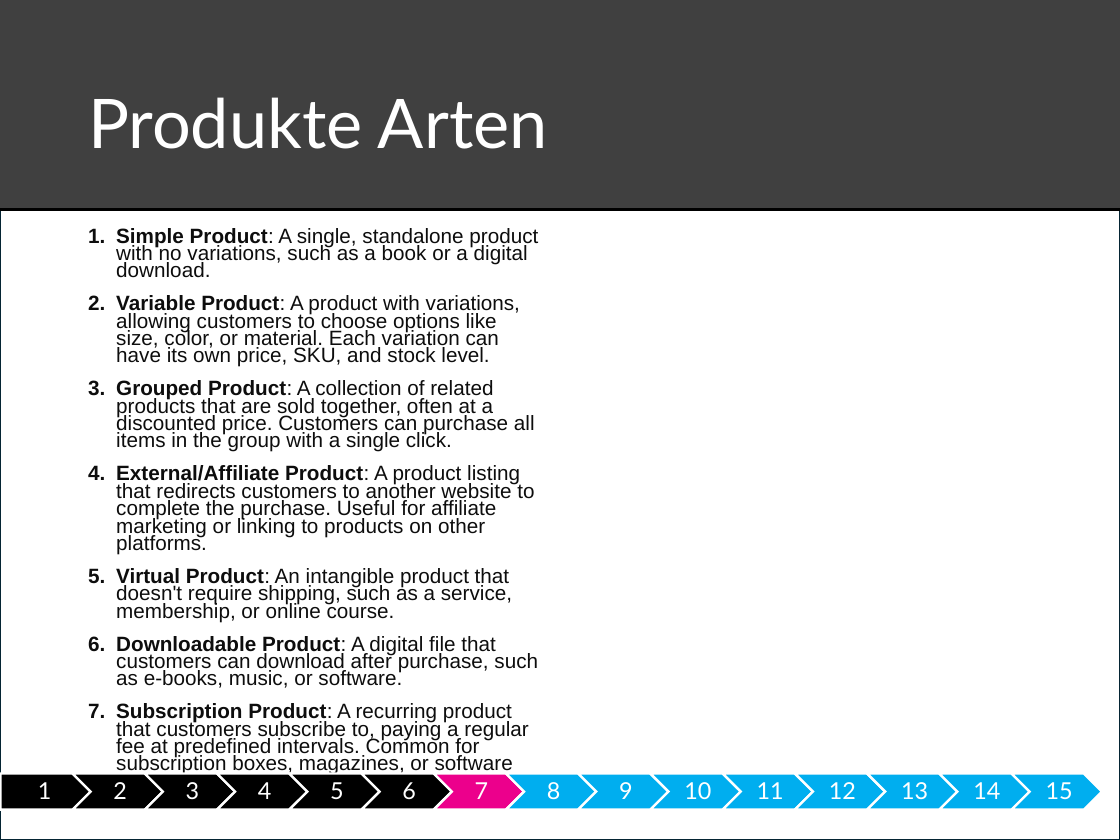
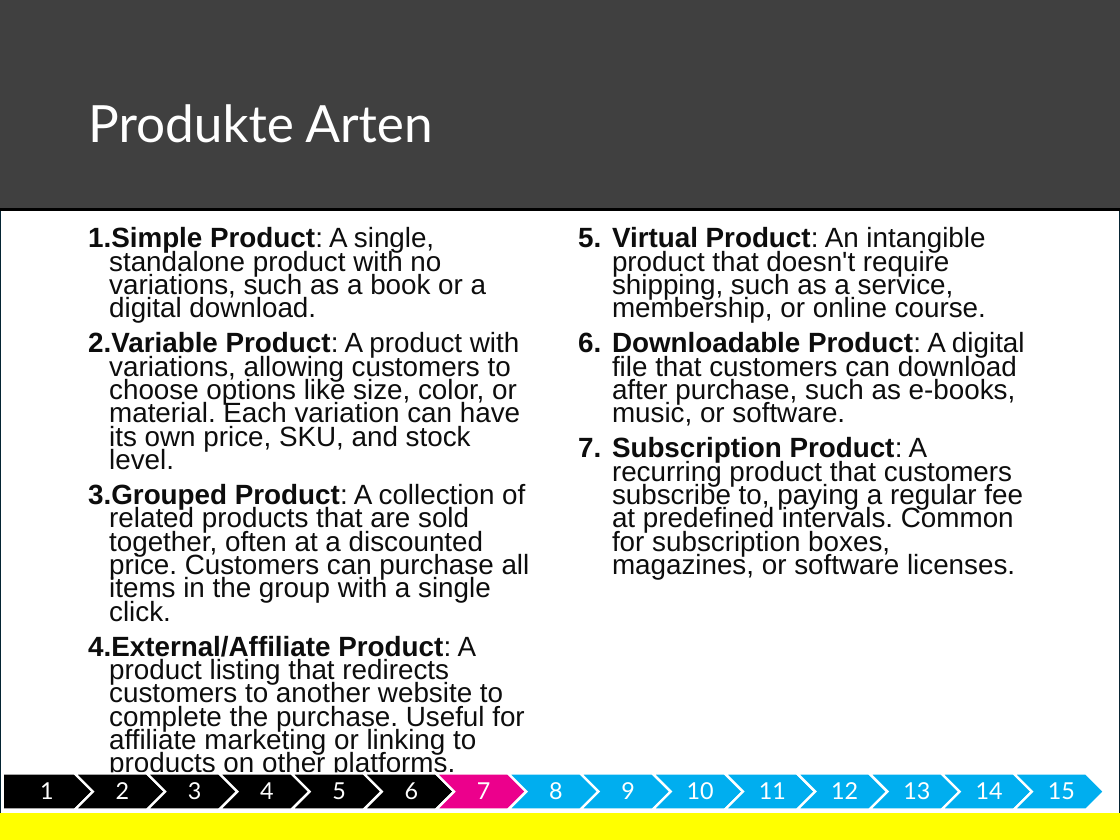
Before and after one commit to gregorio-pirolini/markdown, a slide deck: slide 8 of meinProject43.pptx. Drawn at 1120x840 pixels with LibreOffice and Linux fonts; fonts in the diff are those of the drawing; background and template pictures are left out. Boxes give left, top, right and bottom in pixels: in the first picture for what was removed or moved away, otherwise in the second. Text is boxed around its words. In the diff, an @@ line names an element or a change of style, - is before the commit and + after.

```diff
--- a/meinProject43.pptx
+++ b/meinProject43.pptx
@@ title "Produkte Arten" at bbox=[88, 104, 432, 143]: size 44 to 33 pt @@
@@ text "Simple Product: A single, standalone ..." at bbox=[88, 226, 530, 754]: size 13.3 to 17.9 pt; indent changed; less space between paragraphs @@
@@ text added at bbox=[612, 226, 1025, 579], 17.9 pt, text #0D0D0D @@
+5. Virtual Product: An intangible product that doesn't require shipping, such as a service, membership, or online course.
+6. Downloadable Product: A digital file that customers can download after purchase, such as e-books, music, or software.
+7. Subscription Product: A recurring product that customers subscribe to, paying a regular fee at predefined intervals. Common for subscription boxes, magazines, or software licenses.
@@ text at bbox=[116, 568, 538, 758]: paragraphs removed @@
-5. Virtual Product: An intangible product that doesn't require shipping, such as a service, membership, or online course.
-6. Downloadable Product: A digital file that customers can download after purchase, such as e-books, music, or software.
-7. Subscription Product: A recurring product that customers subscribe to, paying a regular fee at predefined intervals. Common for subscription boxes, magazines, or software licenses.
@@ outline redrawn in 15 elements at bbox=[2, 774, 93, 810], bbox=[75, 774, 166, 810], bbox=[147, 774, 237, 810], bbox=[220, 774, 310, 810], bbox=[291, 774, 382, 810], bbox=[580, 774, 671, 810], bbox=[725, 774, 815, 810], bbox=[942, 774, 1033, 810], bbox=[364, 774, 455, 810], bbox=[436, 774, 526, 810], bbox=[508, 774, 599, 810], bbox=[653, 774, 744, 810], bbox=[797, 774, 888, 810], bbox=[869, 774, 960, 810], bbox=[1014, 774, 1104, 810] @@
@@ rectangle added at bbox=[0, 814, 1119, 840], fill #FFFF00, outline #FFFF00 1.5 pt @@
```
Also in this commit, not shown: 14 other slides changed, 1 slide added, 1 slide removed, 4 other files.
